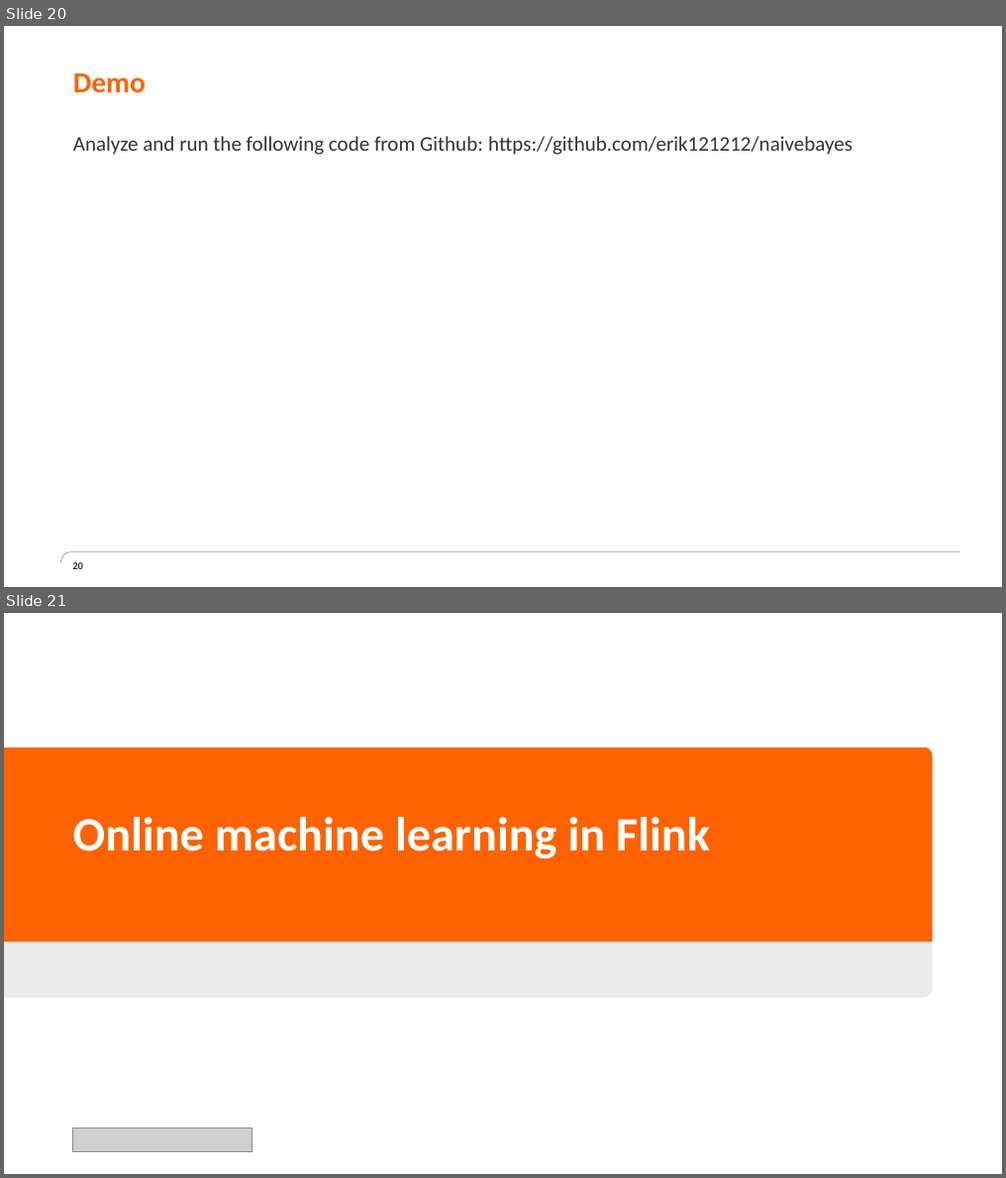
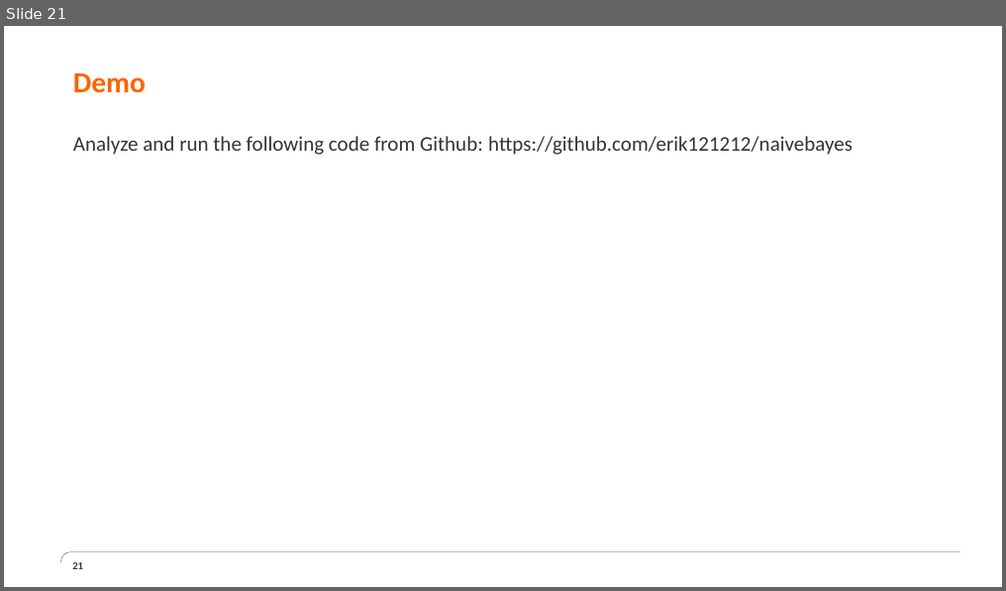
Before and after one commit to erik121212/naivebayes, a slide deck: spark-core/naive-bayes/src/main/resources/NaiveBayes.pptx. Shown one above the other, each under a label of ours: slides 20 and 21 before the commit, slide 21 after it. The pictures are 1006x1178 and 1006x591 pixels, drawn with LibreOffice and Linux fonts; fonts in the diff are those of the drawing; grey boxes stand for pictures; background and template pictures are left out. Boxes give left, top, right and bottom in pixels: in the first picture for what was removed or moved away, otherwise in the second. Text is boxed around its words. In the diff, an @@ line names an element or a change of style, - is before the commit and + after.

```diff
--- a/spark-core/naive-bayes/src/main/resources/NaiveBayes.pptx
+++ b/spark-core/naive-bayes/src/main/resources/NaiveBayes.pptx
@@ slide 21 removed at (4,613,1002,1174), background #FFFFFF @@
@@ freeform shape removed at (4,748,933,943) @@
@@ title removed at (73,817,710,860) @@
-Online machine learning in Flink
@@ freeform shape removed at (4,943,933,998) @@
@@ rectangle removed at (4,1106,1002,1174) @@
@@ picture removed at (73,1128,252,1152) @@
@@ what was slide 20 is now slide 21 @@
@@ page number at (72,563,83,570): text changed @@
-20
+21
```
Also in this commit, not shown: 6 slides changed, 1 slide added.
